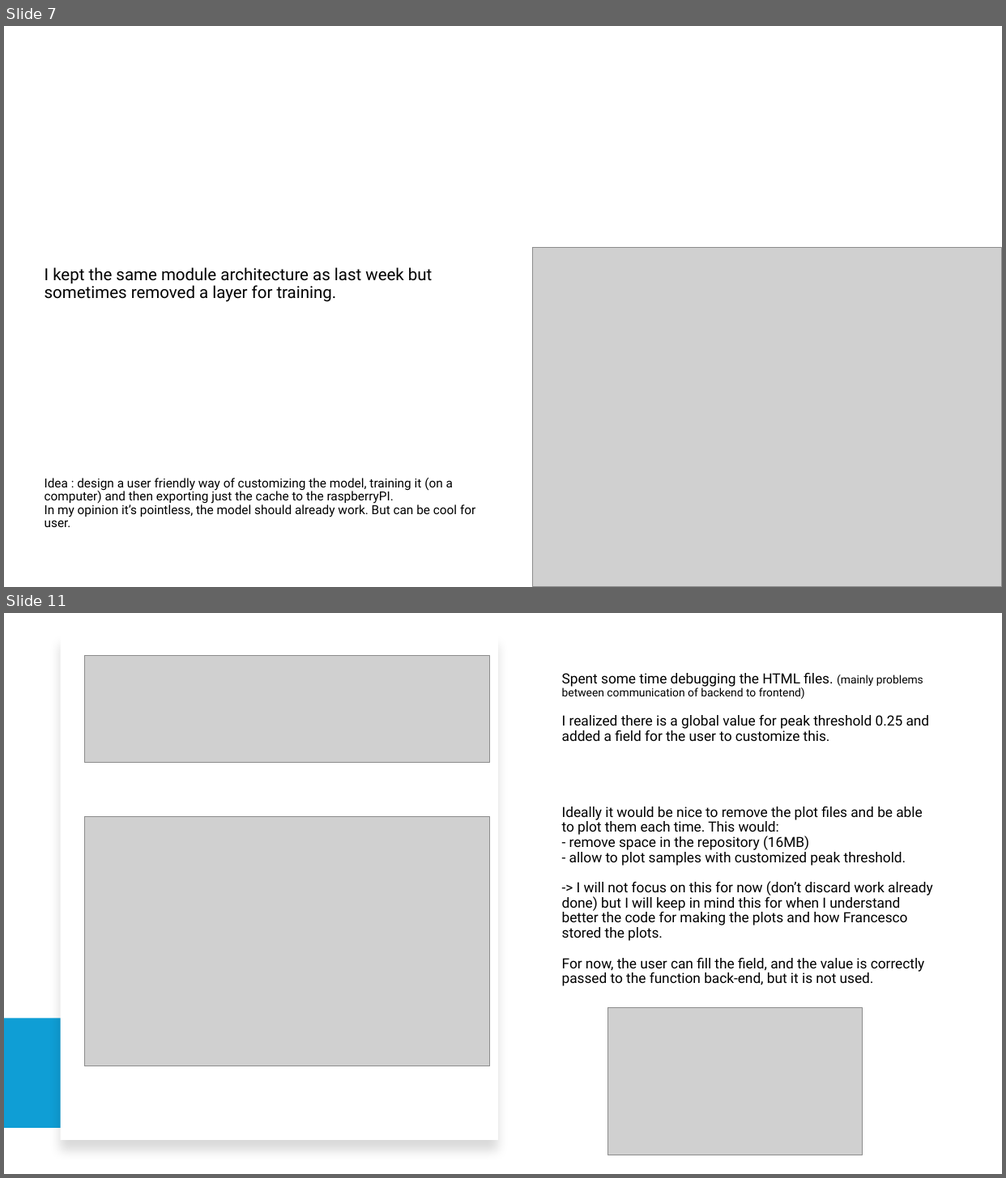
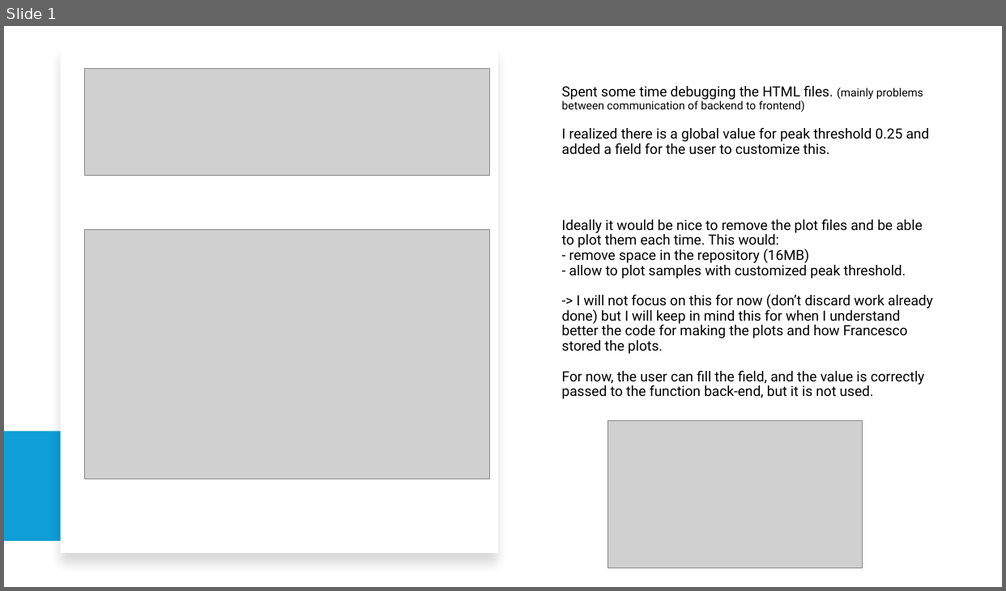
Before and after one commit to blichub/temp_raman_personal, a slide deck: raman_week7.pptx. Shown one above the other, each under a label of ours: slides 7 and 11 before the commit, slide 1 after it; the slides between them are not shown. The pictures are 1006x1178 and 1006x591 pixels, drawn with LibreOffice and Linux fonts; fonts in the diff are those of the drawing; grey boxes stand for pictures. Boxes give left, top, right and bottom in pixels: in the first picture for what was removed or moved away, otherwise in the second. Text is boxed around its words. In the diff, an @@ line names an element or a change of style, - is before the commit and + after.

```diff
--- a/raman_week7.pptx
+++ b/raman_week7.pptx
@@ slide 7 removed at bbox=[4, 26, 1002, 587], background #FFFFFF @@
@@ title removed at bbox=[44, 267, 475, 527] @@
-I kept the same module architecture as last week but sometimes removed a layer for training.
-Idea : design a user friendly way of customizing the model, training it (on a computer) and then exporting just the cache to the raspberryPI.
-In my opinion it’s pointless, the model should already work. But can be cool for user.
@@ picture removed at bbox=[533, 248, 1002, 587] @@
@@ what was slide 11 is now slide 1 @@
```
Also in this commit, not shown: 9 other slides removed, 6 other files.
